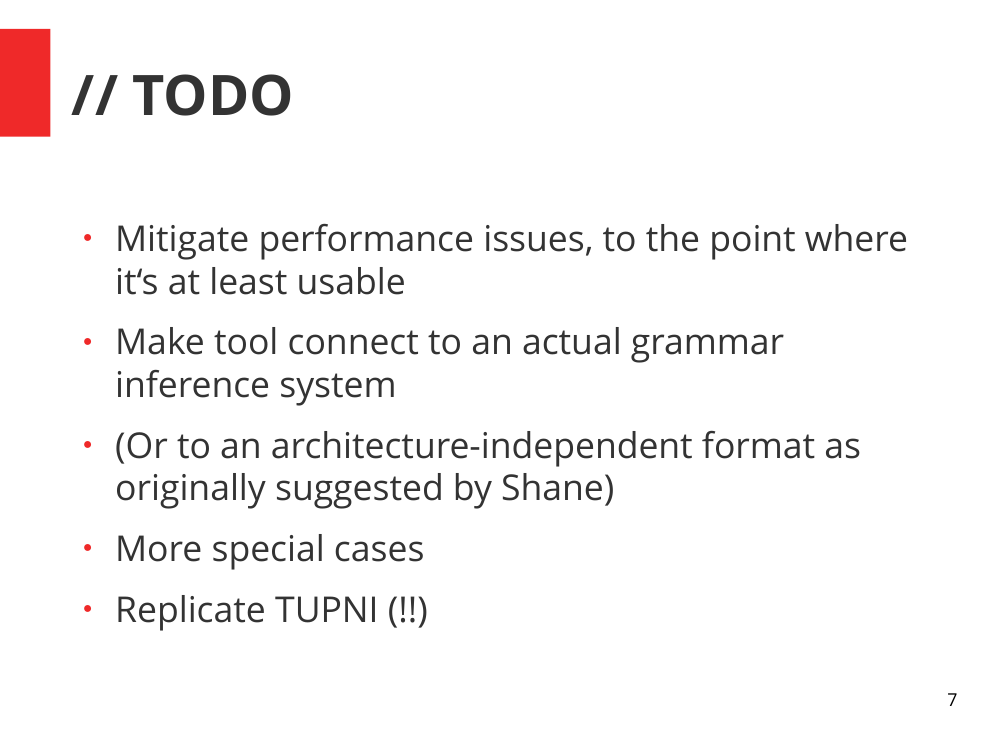
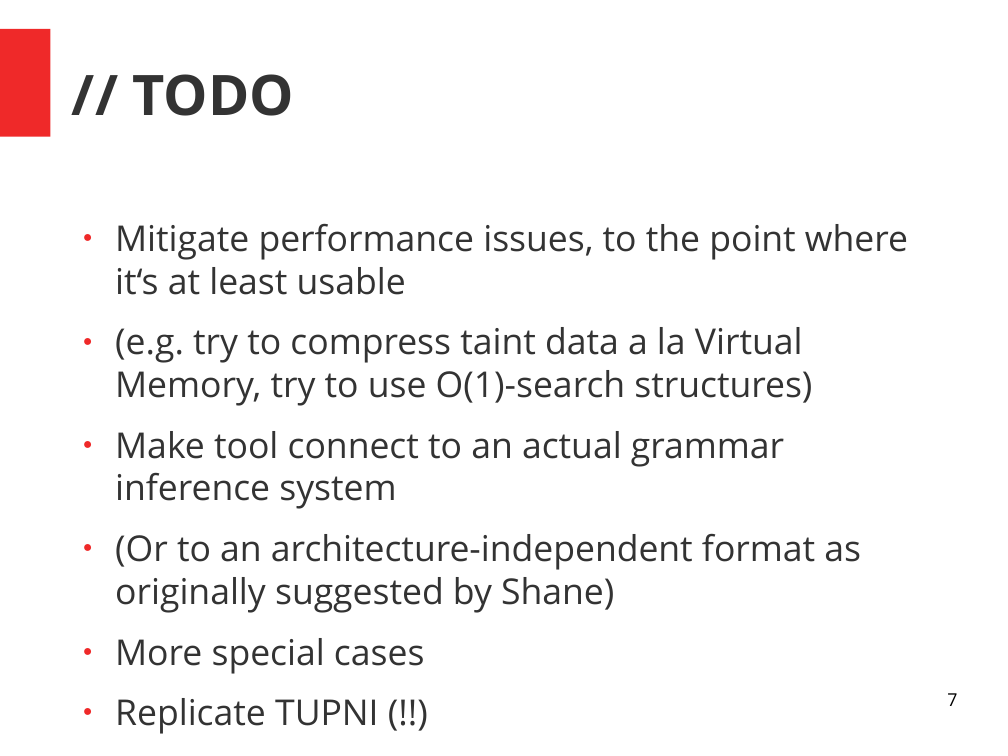
Before and after one commit to Pavlos1/GRTrace, a slide deck: slide 7 of papers/presentation.odp. Drawn at 1008x756 pixels with LibreOffice and Linux fonts; fonts in the diff are those of the drawing. Boxes give left, top, right and bottom in pixels: in the first picture for what was removed or moved away, otherwise in the second. Text is boxed around its words. In the diff, an @@ line names an element or a change of style, - is before the commit and + after.

```diff
--- a/papers/presentation.odp
+++ b/papers/presentation.odp
@@ text at (115, 327, 812, 406): paragraph added @@
+● (e.g. try to compress taint data a la Virtual Memory, try to use O(1)-search structures)
```
Also in this commit, not shown: 5 other slides changed, 3 other files.
